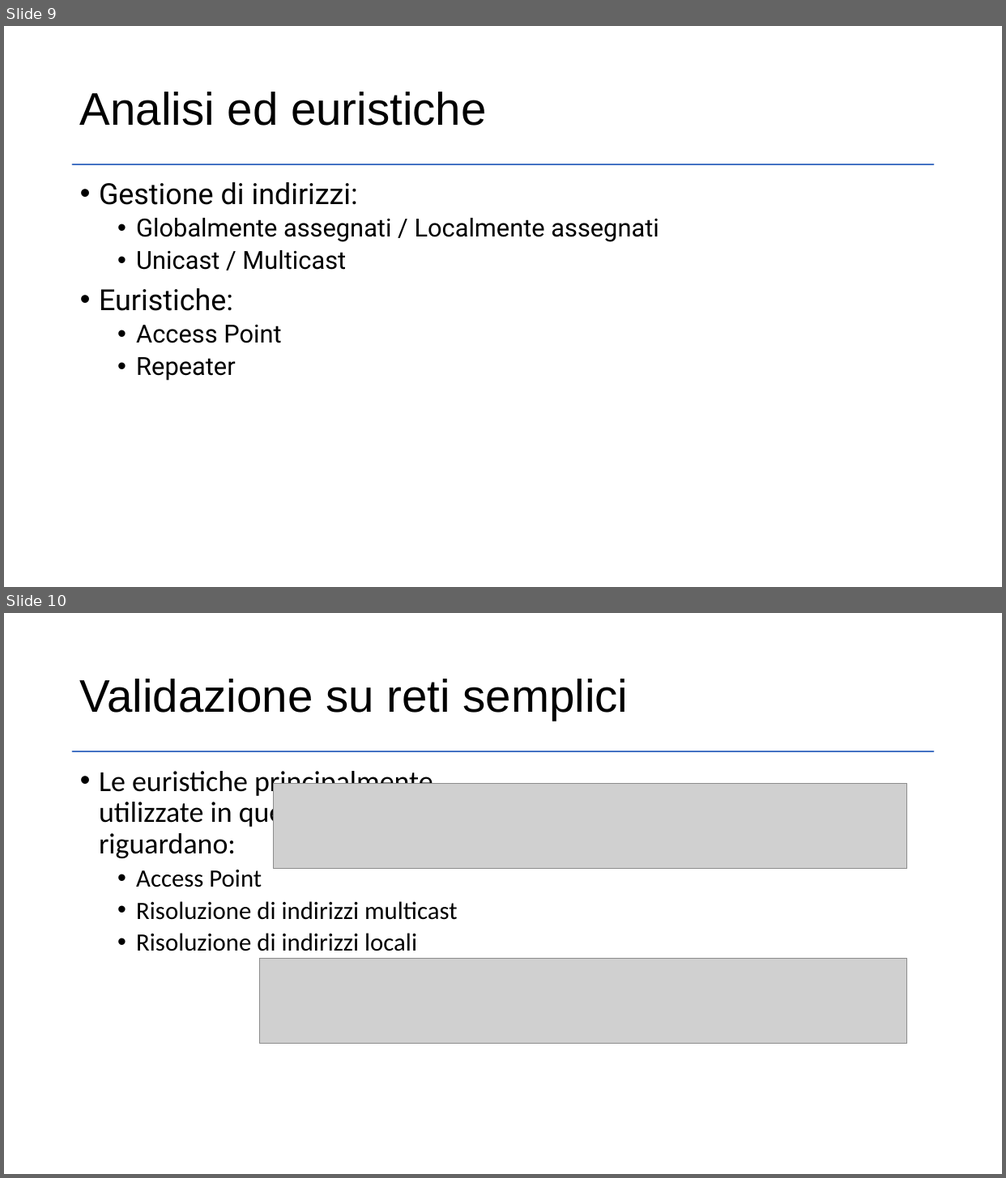
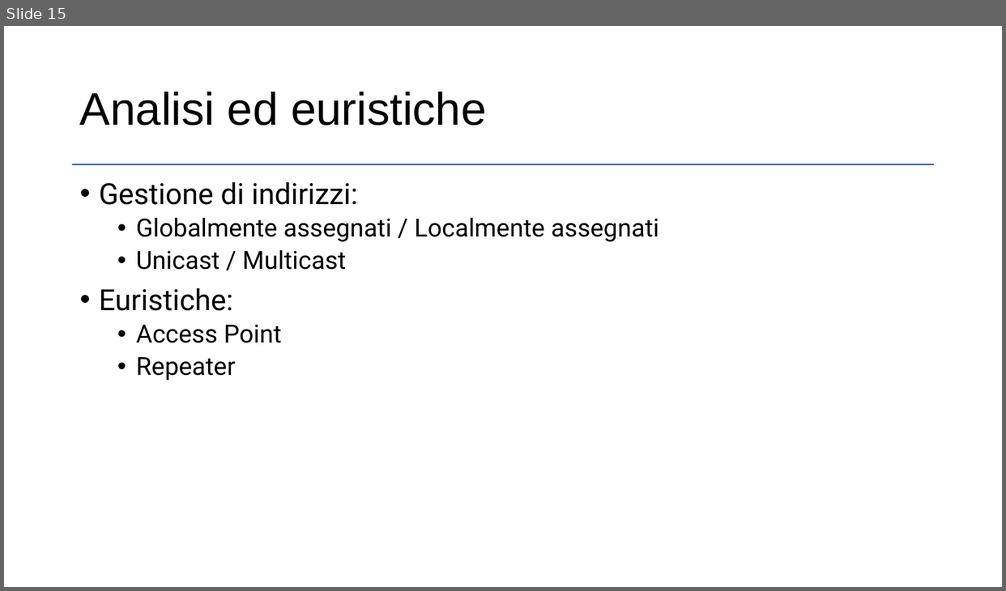
Before and after one commit to dcasenove/Tesi, a slide deck: Presentazione.pptx. Shown one above the other, each under a label of ours: slides 9 and 10 before the commit, slide 15 after it. The pictures are 1006x1178 and 1006x591 pixels, drawn with LibreOffice and Linux fonts; fonts in the diff are those of the drawing; grey boxes stand for pictures. Boxes give left, top, right and bottom in pixels: in the first picture for what was removed or moved away, otherwise in the second. Text is boxed around its words. In the diff, an @@ line names an element or a change of style, - is before the commit and + after.

```diff
--- a/Presentazione.pptx
+++ b/Presentazione.pptx
@@ slide 10 removed at [4,613,1002,1174], background #FFFFFF; not listed: 1 template element that a slide beside it also shows @@
@@ title removed at [80,679,628,720] @@
-Validazione su reti semplici
@@ text removed at [99,767,457,952] @@
-• Le euristiche principalmente utilizzate in queste reti riguardano:
-  • Access Point
-  • Risoluzione di indirizzi multicast
-  • Risoluzione di indirizzi locali
@@ picture removed at [274,784,907,869] @@
@@ picture removed at [260,959,907,1044] @@
@@ what was slide 9 is now slide 15 @@
```
Also in this commit, not shown: 4 slides changed, 2 slides added, 1 other file.
